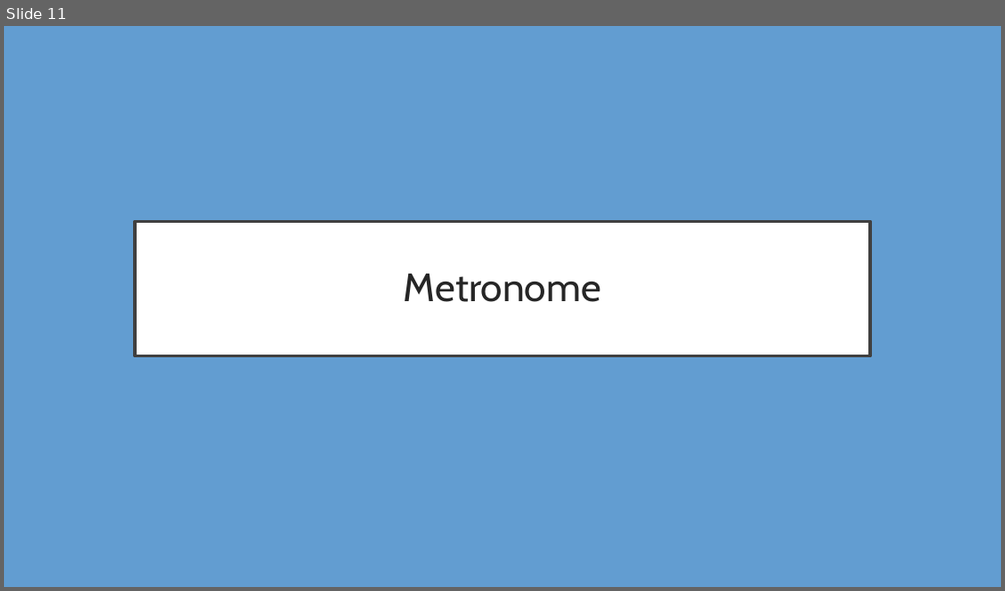
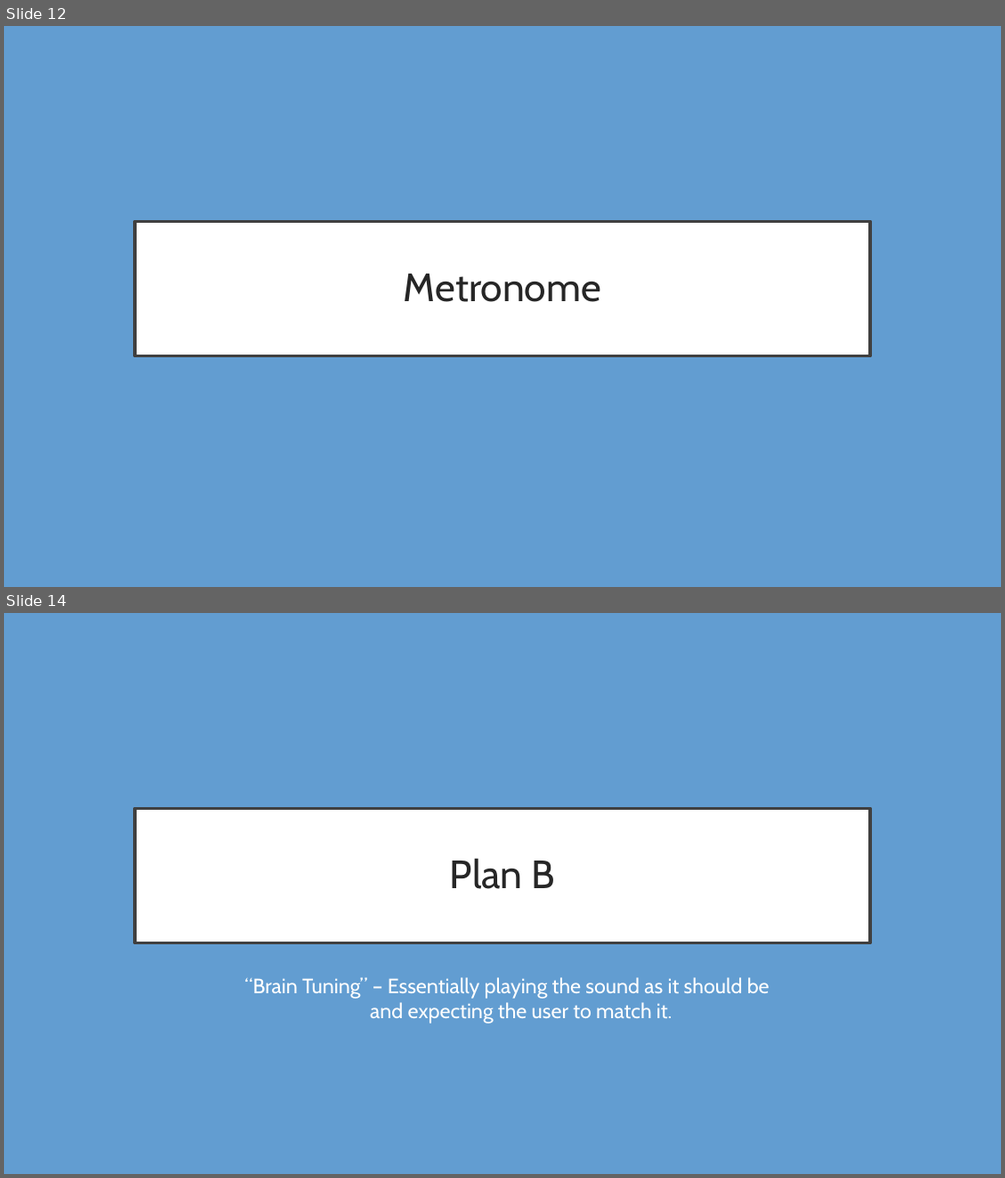
Before and after one commit to Thatawesomeguy4/FiddlePracticeAppCPSC4910, a slide deck: Fid'Lin Presentation2.pptx. Shown one above the other, each under a label of ours: slide 11 before the commit, slides 12 and 14 after it; the slides between them are not shown. The pictures are 1005x591 and 1005x1178 pixels, drawn with LibreOffice and Linux fonts; fonts in the diff are those of the drawing. Boxes give left, top, right and bottom in pixels: in the first picture for what was removed or moved away, otherwise in the second. Text is boxed around its words. In the diff, an @@ line names an element or a change of style, - is before the commit and + after.

```diff
--- a/Fid'Lin Presentation2.pptx
+++ b/Fid'Lin Presentation2.pptx
@@ slide 14 added at (4,613,1001,1174), background #629DD1 @@
@@ title added at (135,808,870,943), fill #FFFFFF, outline #404040 3 pt, 38 pt, text #262626 @@
+Plan B
@@ subtitle added at (244,977,769,1023), 20 pt, text #FEFEFE @@
+“Brain Tuning” – Essentially playing the sound as it should be and expecting the user to match it.
@@ what was slide 11 is now slide 12 @@
```
Also in this commit, not shown: 1 slide changed, 2 other slides added.
